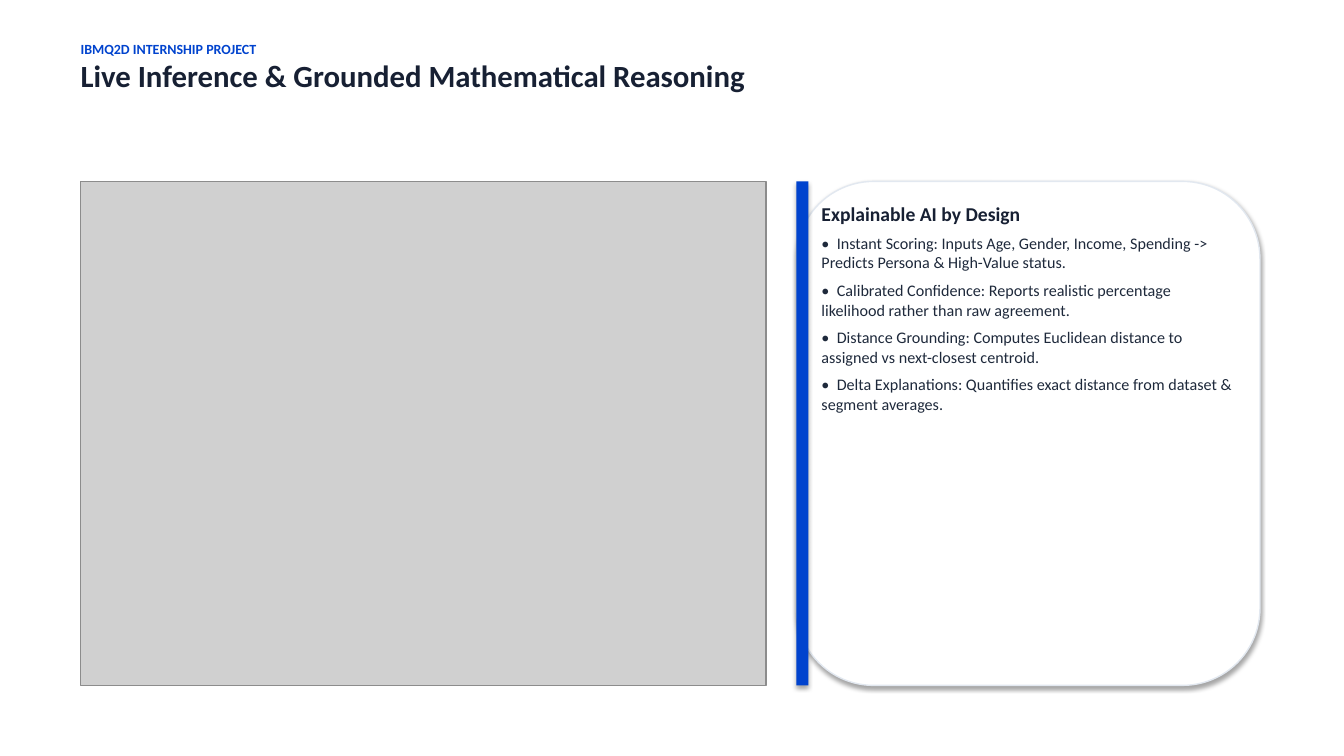
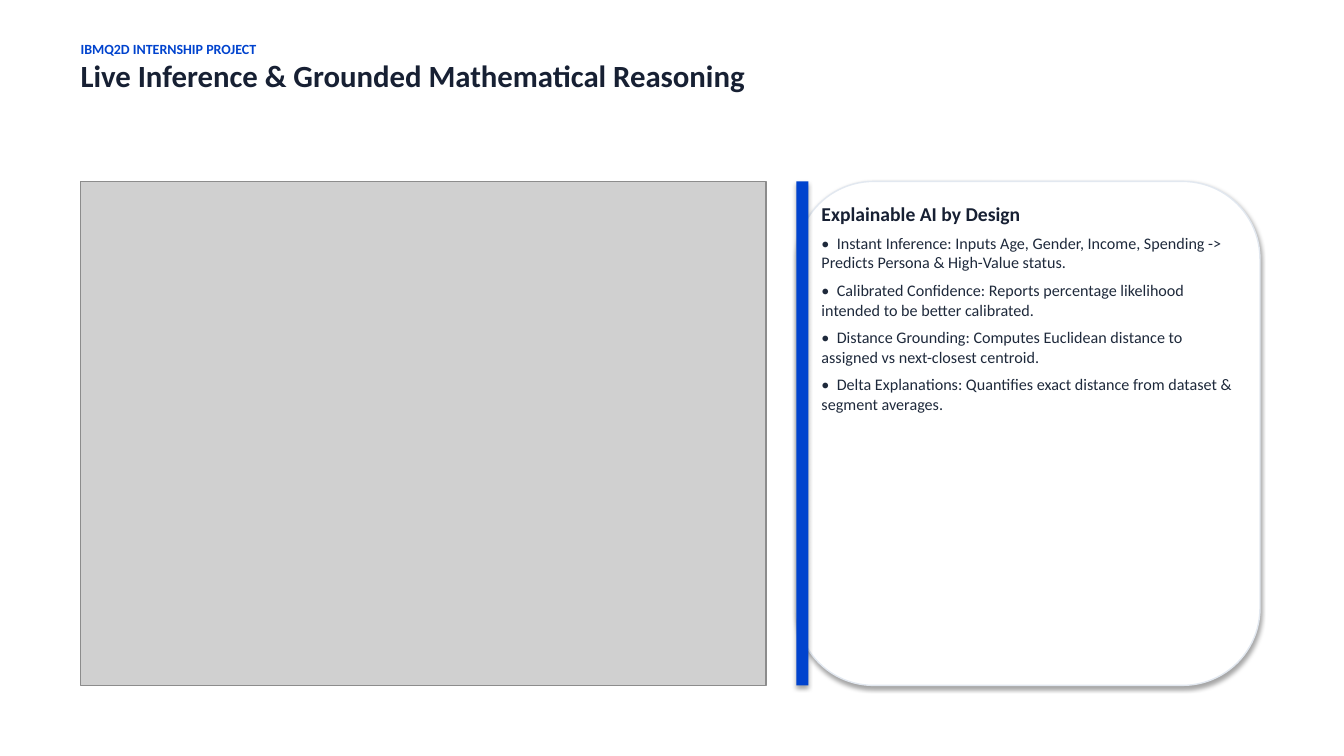
Before and after one commit to karthikeyangullipalli/IBM_Q2D_MultiSegmentCustomerRetailAnalysis, a slide deck: slide 13 of docs/presentation.pptx. Drawn at 1344x756 pixels with LibreOffice and Linux fonts; fonts in the diff are those of the drawing; grey boxes stand for pictures. Boxes give left, top, right and bottom in pixels: in the first picture for what was removed or moved away, otherwise in the second. Text is boxed around its words. In the diff, an @@ line names an element or a change of style, - is before the commit and + after.

```diff
--- a/docs/presentation.pptx
+++ b/docs/presentation.pptx
@@ text at [821,238,1205,316]: text changed @@
-• Instant Scoring: Inputs Age, Gender, Income, Spending -> Predicts Persona & High-Value status.
-• Calibrated Confidence: Reports realistic percentage likelihood rather than raw agreement.
+• Instant Inference: Inputs Age, Gender, Income, Spending -> Predicts Persona & High-Value status.
+• Calibrated Confidence: Reports percentage likelihood intended to be better calibrated.
```
Also in this commit, not shown: 9 other slides changed, 12 other files.
